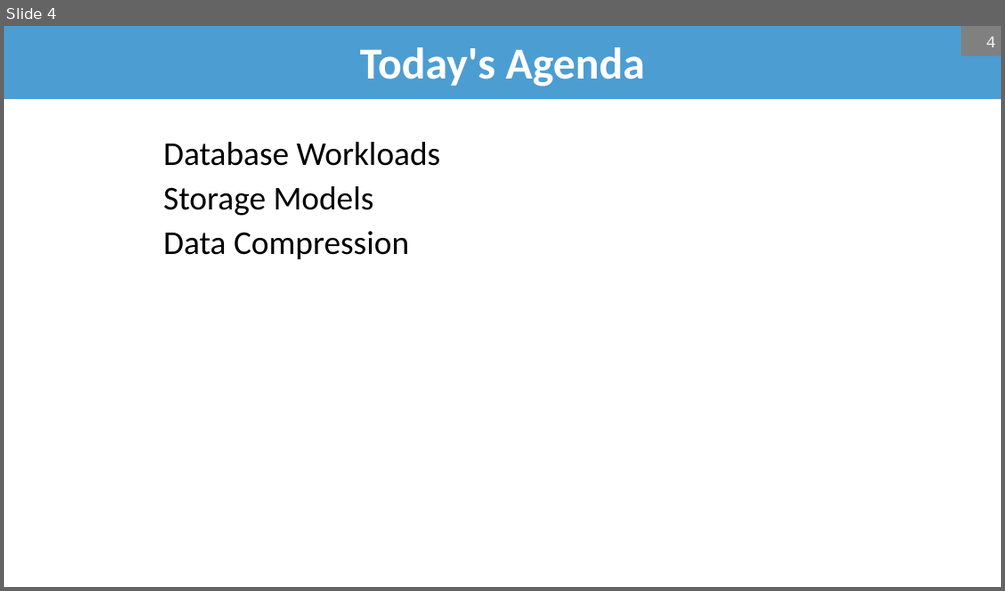
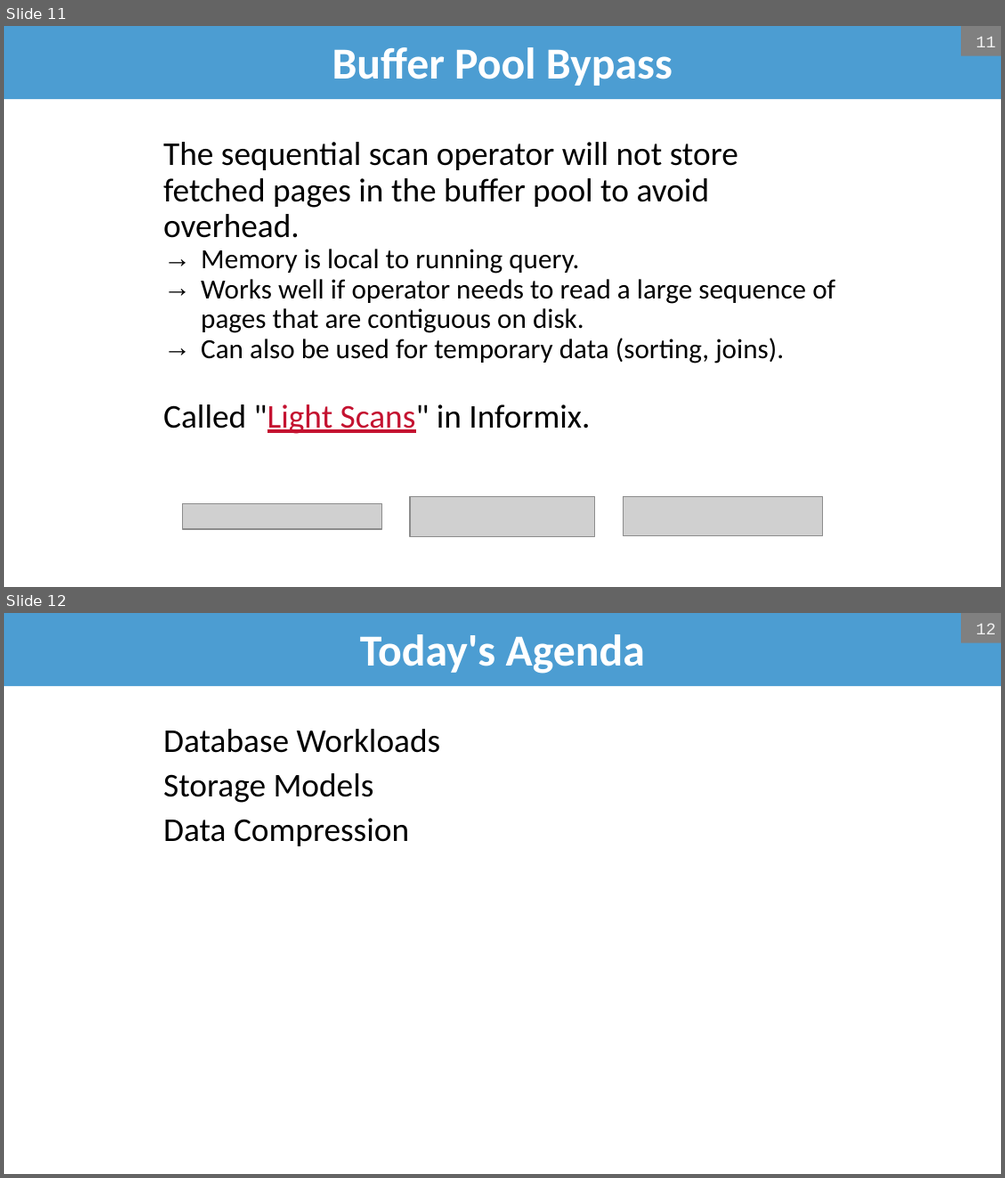
Before and after one commit to bsb20/bsb20.github.io, a slide deck: docs/421_f26/lectures/L6.pptx. Shown one above the other, each under a label of ours: slide 4 before the commit, slides 11 and 12 after it. The pictures are 1005x591 and 1005x1178 pixels, drawn with LibreOffice and Linux fonts; fonts in the diff are those of the drawing; grey boxes stand for pictures; background and template pictures are left out. Boxes give left, top, right and bottom in pixels: in the first picture for what was removed or moved away, otherwise in the second. Text is boxed around its words. In the diff, an @@ line names an element or a change of style, - is before the commit and + after.

```diff
--- a/docs/421_f26/lectures/L6.pptx
+++ b/docs/421_f26/lectures/L6.pptx
@@ slide 11 added at (4,26,1001,587), background #FFFFFF @@
@@ title added at (4,26,1001,99), fill #4C9DD2, 32 pt, text #FFFFFF, bold @@
+Buffer Pool Bypass
@@ page number added at (961,26,1001,56), fill #808080, 12 pt, text #F2F2F2 @@
+11
@@ text added at (163,142,835,434), 20 pt, text #000000 @@
+The sequential scan operator will not store fetched pages in the buffer pool to avoid overhead.
+  → Memory is local to running query.
+  → Works well if operator needs to read a large sequence of pages that are contiguous on disk.
+  → Can also be used for temporary data (sorting, joins).
+Called "Light Scans" in Informix.
@@ picture added at (182,503,381,530) @@
@@ picture added at (410,497,595,536) @@
@@ picture added at (623,497,823,535) @@
@@ what was slide 4 is now slide 12 @@
@@ page number at (976,623,995,634): text changed @@
-4
+12
```
Also in this commit, not shown: 6 slides changed, 12 other slides added, 1 slide removed, 1 other file.
